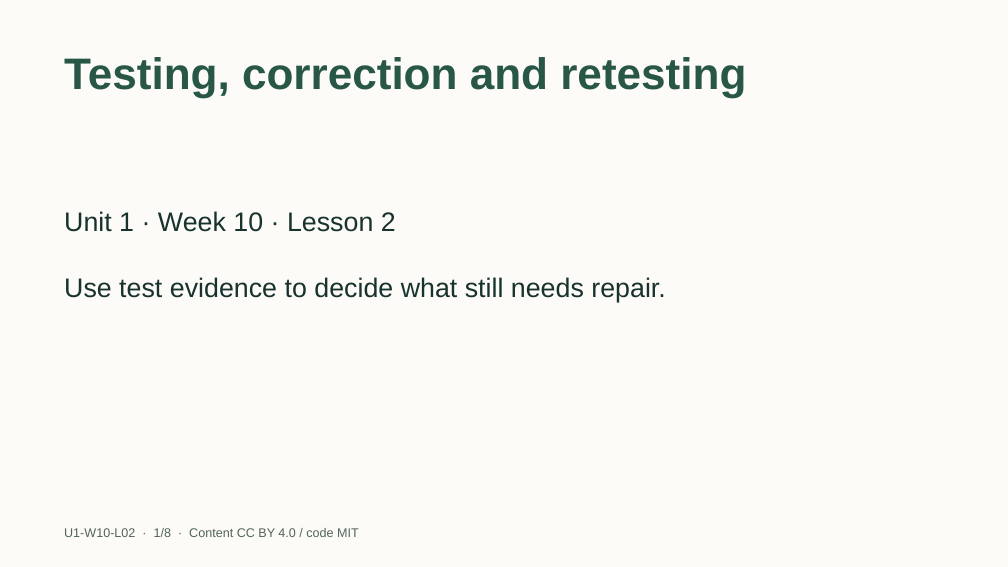
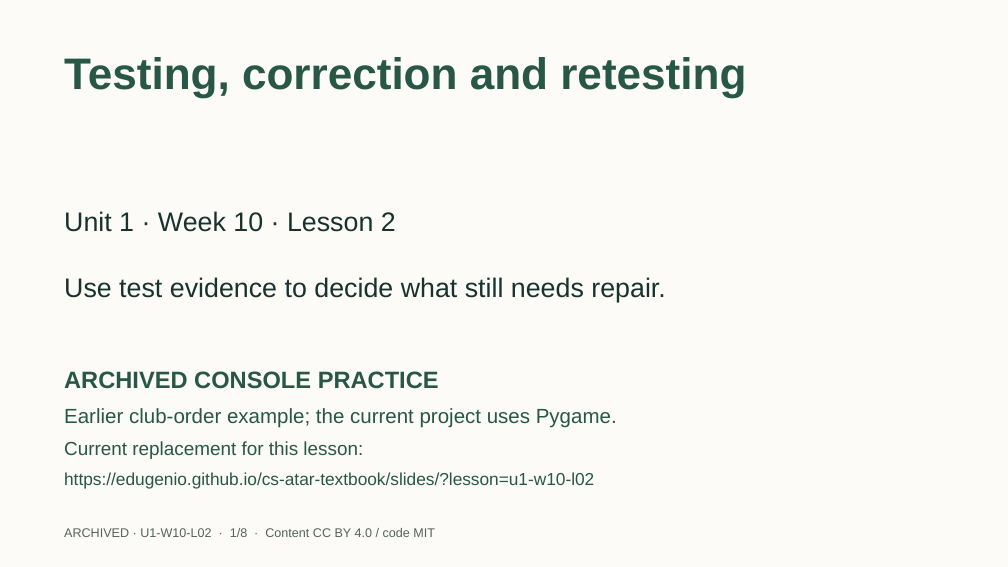
Before and after one commit to EdugenIO/cs-atar-textbook, a slide deck: slide 1 of dist/legacy-projects/slides/u1-w10-l02.pptx. Drawn at 1008x567 pixels with LibreOffice and Linux fonts; fonts in the diff are those of the drawing. Boxes give left, top, right and bottom in pixels: in the first picture for what was removed or moved away, otherwise in the second. Text is boxed around its words. In the diff, an @@ line names an element or a change of style, - is before the commit and + after.

Commit message:
Label retained console PowerPoints as archived (S03)

```diff
--- a/dist/legacy-projects/slides/u1-w10-l02.pptx
+++ b/dist/legacy-projects/slides/u1-w10-l02.pptx
@@ text added at (x1=64, y1=371, x2=439, y2=389), 22.5 pt, text #285747, bold @@
+ARCHIVED CONSOLE PRACTICE
@@ text added at (x1=64, y1=408, x2=617, y2=428), 19.5 pt, text #285747 @@
+Earlier club-order example; the current project uses Pygame.
@@ text added at (x1=64, y1=441, x2=363, y2=459), 18 pt, text #285747 @@
+Current replacement for this lesson:
@@ text added at (x1=64, y1=472, x2=594, y2=489), 16.5 pt, text #285747 @@
+https://edugenio.github.io/cs-atar-textbook/slides/?lesson=u1-w10-l02
@@ text at (x1=64, y1=528, x2=435, y2=537): text changed @@
-U1-W10-L02 · 1/8 · Content CC BY 4.0 / code MIT
+ARCHIVED · U1-W10-L02 · 1/8 · Content CC BY 4.0 / code MIT
```
Also in this commit, not shown: 7 other slides changed, 16 other files.
